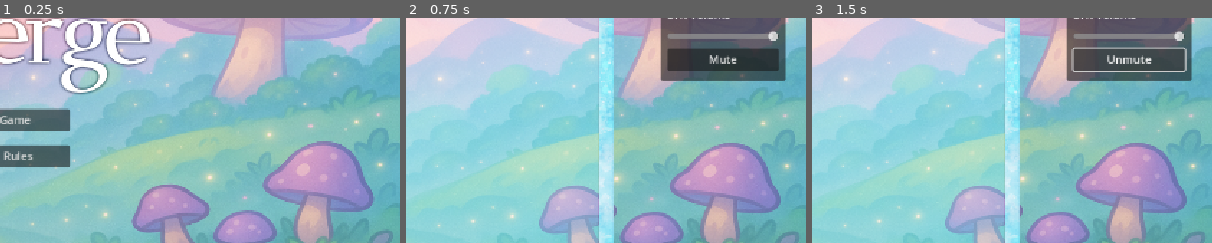
Above: before the commit, frames 1-3 (left to right).
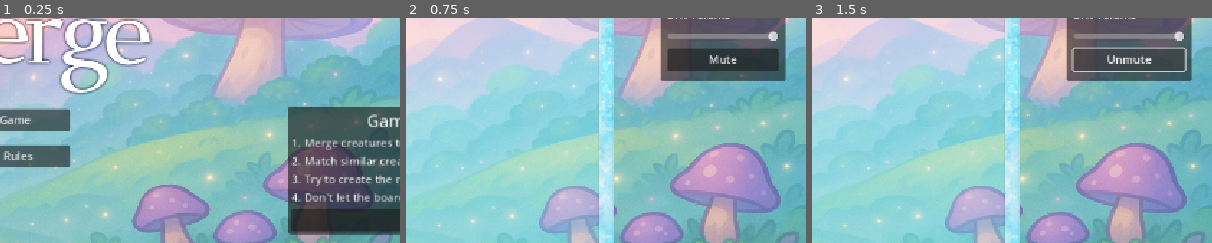
Above: after the commit, the same moments.

Repository: tara-ward/Mythical-Merge
Game: Godot game, scene res://scenes/MainMenu.tscn
Two runs of this game, one before a commit and one after it. Both use one fixed random seed, a clock stepped at 60 frames per second and the inputs below. Sound files missing from this copy of the repository are replaced by a short silence.
Inputs:
- Up to frame 1 (0.25 s): no input
- Up to frame 2 (0.75 s): click "Start Game" at 0.5 s
- Up to frame 3 (1.5 s): click "Mute" at 1.25 s
The pictures show only the part of the screen within x 50-100%, y 24-74%; the shares and areas given below are measured in that part.

The runs differ from the first frame. In frame 1, 16% of the frame differs, in the area x 72-100%, y 39-97%; in frame 2, nothing differs; in frame 3, nothing differs.

Commit message:
Test fix sound

Diff:
--- a/scenes/MainMenu.tscn
+++ b/scenes/MainMenu.tscn
@@ -49,7 +49,7 @@
 text = "Game Rules"
 
 [node name="RulesPopup" type="PopupPanel" parent="."]
-position = Vector2i(1196, 285)
+position = Vector2i(991, 285)
 size = Vector2i(365, 182)
 visible = true
 
--- a/scripts/AudioManager.gd
+++ b/scripts/AudioManager.gd
@@ -14,6 +14,11 @@
 
 func _ready():
 	print("AudioManager: _ready called")
+	initialize_audio()
+
+func initialize_audio():
+	print("AudioManager: Initializing audio...")
+
 	# Create audio players
 	drop_player = AudioStreamPlayer.new()
 	pop_player = AudioStreamPlayer.new()
@@ -28,19 +33,21 @@
 
 	# Load audio streams
 	print("AudioManager: Loading audio streams...")
-	var drop_stream = load("res://assets/Drop.mp3")
-	var pop_stream = load("res://assets/pop.mp3")
-	var merge_stream = load("res://assets/Merge.wav")
-	var music_stream = load("res://assets/BackgroundMusic.mp3")
+	var drop_stream = load("res://assets/Drop.ogg")
+	var pop_stream = load("res://assets/pop.ogg")
+	var merge_stream = load("res://assets/Merge.ogg")
+	var music_stream = load("res://assets/BackgroundMusic.ogg")
 
-	if drop_stream == null:
-		print("AudioManager: Failed to load Drop.mp3")
-	if pop_stream == null:
-		print("AudioManager: Failed to load pop.mp3")
-	if merge_stream == null:
-		print("AudioManager: Failed to load Merge.wav")
-	if music_stream == null:
-		print("AudioManager: Failed to load BackgroundMusic.mp3")
+	# Debug stream loading
+	print("AudioManager: Stream loading results:")
+	print("- Drop.ogg: ", "Loaded" if drop_stream != null else "Failed")
+	print("- pop.ogg: ", "Loaded" if pop_stream != null else "Failed")
+	print("- Merge.ogg: ", "Loaded" if merge_stream != null else "Failed")
+	print("- BackgroundMusic.ogg: ", "Loaded" if music_stream != null else "Failed")
+
+	if drop_stream == null or pop_stream == null or merge_stream == null or music_stream == null:
+		push_error("AudioManager: Failed to load one or more audio streams")
+		return
 
 	drop_player.stream = drop_stream
 	pop_player.stream = pop_stream
@@ -49,43 +56,25 @@
 
 	# Configure music player
 	update_volumes()
-
-	# For web builds, we'll start music after user interaction
-	if OS.get_name() == "Web":
-		print("AudioManager: Running in Web mode")
-		# Connect to input event to detect user interaction
-		get_tree().root.connect("input_event", Callable(self, "_on_user_interaction"))
-		# Also try connecting to gui_input as a backup
-		get_tree().root.connect("gui_input", Callable(self, "_on_user_interaction"))
-	else:
-		print("AudioManager: Running in native mode")
-		start_audio()
-
-func _on_user_interaction(_event):
-	print("AudioManager: User interaction detected")
-	if not audio_initialized:
-		audio_initialized = true
-		start_audio()
-		# Disconnect after first interaction
-		if get_tree().root.is_connected("input_event", Callable(self, "_on_user_interaction")):
-			get_tree().root.disconnect("input_event", Callable(self, "_on_user_interaction"))
-		if get_tree().root.is_connected("gui_input", Callable(self, "_on_user_interaction")):
-			get_tree().root.disconnect("gui_input", Callable(self, "_on_user_interaction"))
+	start_audio()
+	audio_initialized = true
 
 func start_audio():
 	print("AudioManager: Starting audio")
 	if music_player.stream != null:
 		music_player.play()
 		music_player.finished.connect(_on_music_finished)
+		print("AudioManager: Music started successfully")
 	else:
-		print("AudioManager: Error - music stream is null")
+		push_error("AudioManager: Error - music stream is null")
 
 func _on_music_finished():
 	print("AudioManager: Music finished, restarting")
 	if music_player.stream != null:
 		music_player.play()  # Loop the music
+		print("AudioManager: Music restarted successfully")
 	else:
-		print("AudioManager: Error - music stream is null")
+		push_error("AudioManager: Error - music stream is null")
 
 func play_drop():
 	if not is_muted and audio_initialized and drop_player.stream != null:
Not shown, added: assets/BackgroundMusic.ogg.import
Not shown, added: assets/Drop.ogg.import
Not shown, added: assets/Merge.ogg.import
Not shown, added: assets/pop.ogg.import
Not shown, changed: export_presets.cfg
Not shown, added: assets/BackgroundMusic.ogg
Not shown, added: assets/Drop.ogg
Not shown, added: assets/Merge.ogg
Not shown, added: assets/pop.ogg
Not shown, changed: game.pck
Not shown, changed: game.service.worker.js
Not shown, changed: index.html
